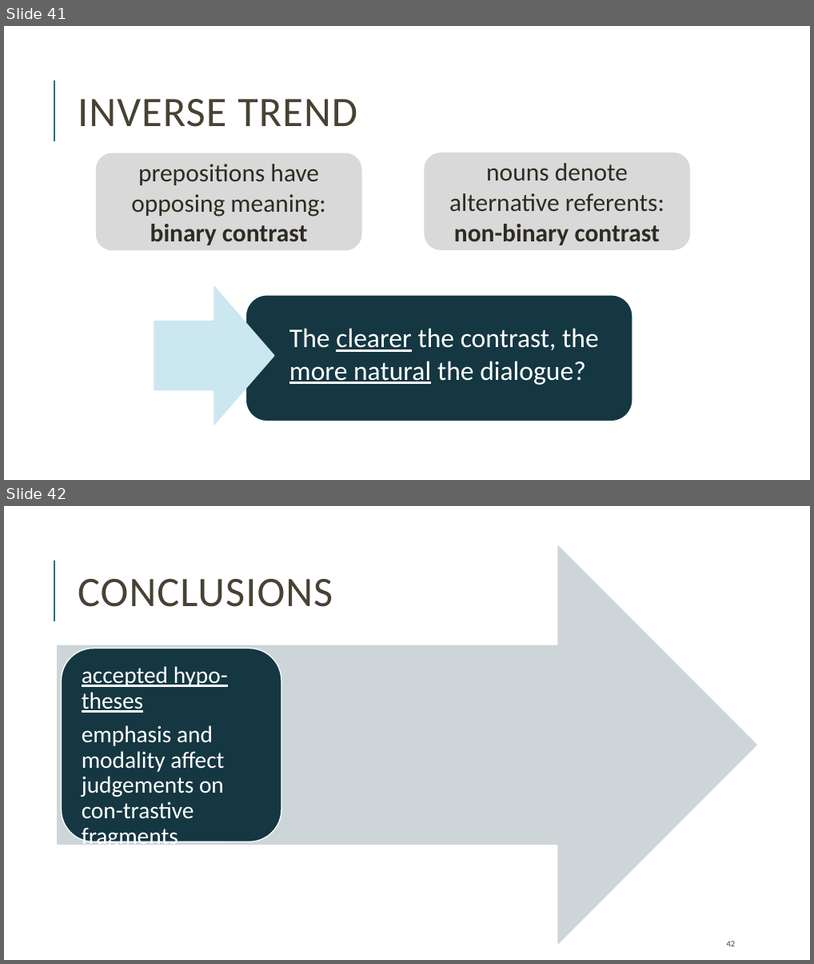
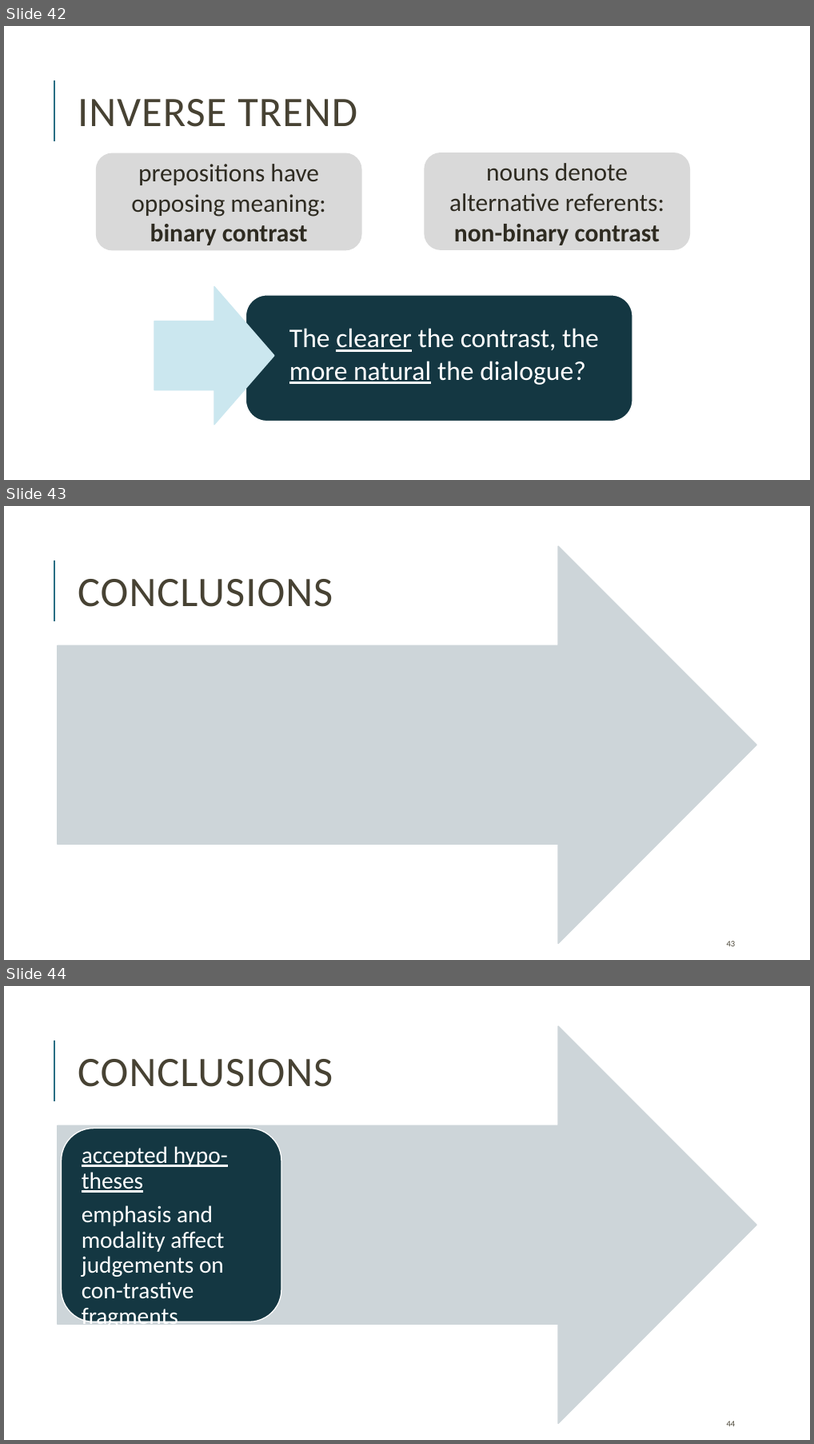
Before and after one commit to miriamschiele/MA, a slide deck: presentation/Miriam Schiele, MA presentation.pptx. Shown one above the other, each under a label of ours: slides 41 and 42 before the commit, slides 42, 43 and 44 after it. The pictures are 814x964 and 814x1444 pixels, drawn with LibreOffice and Linux fonts; fonts in the diff are those of the drawing. Boxes give left, top, right and bottom in pixels: in the first picture for what was removed or moved away, otherwise in the second. Text is boxed around its words. In the diff, an @@ line names an element or a change of style, - is before the commit and + after.

```diff
--- a/presentation/Miriam Schiele, MA presentation.pptx
+++ b/presentation/Miriam Schiele, MA presentation.pptx
@@ slide 43 added at [4, 506, 810, 960], background #FFFFFF; not listed: 1 template element that a slide beside it also shows @@
@@ right arrow added at [58, 546, 757, 943], fill #CDD5D9, outline #CDD5D9 1.25 pt @@
@@ title added at [78, 579, 333, 607], 50 pt, text #474233 @@
+CONCLUSIONS
@@ page number added at [727, 940, 736, 946], 10 pt, text #474233 @@
+43
@@ what was slide 41 is now slide 42 @@
@@ what was slide 42 is now slide 44 @@
@@ page number at [727, 1420, 736, 1426]: text changed @@
-42
+44
```
Also in this commit, not shown: 8 slides changed, 1 other slide added, 1 other file.
